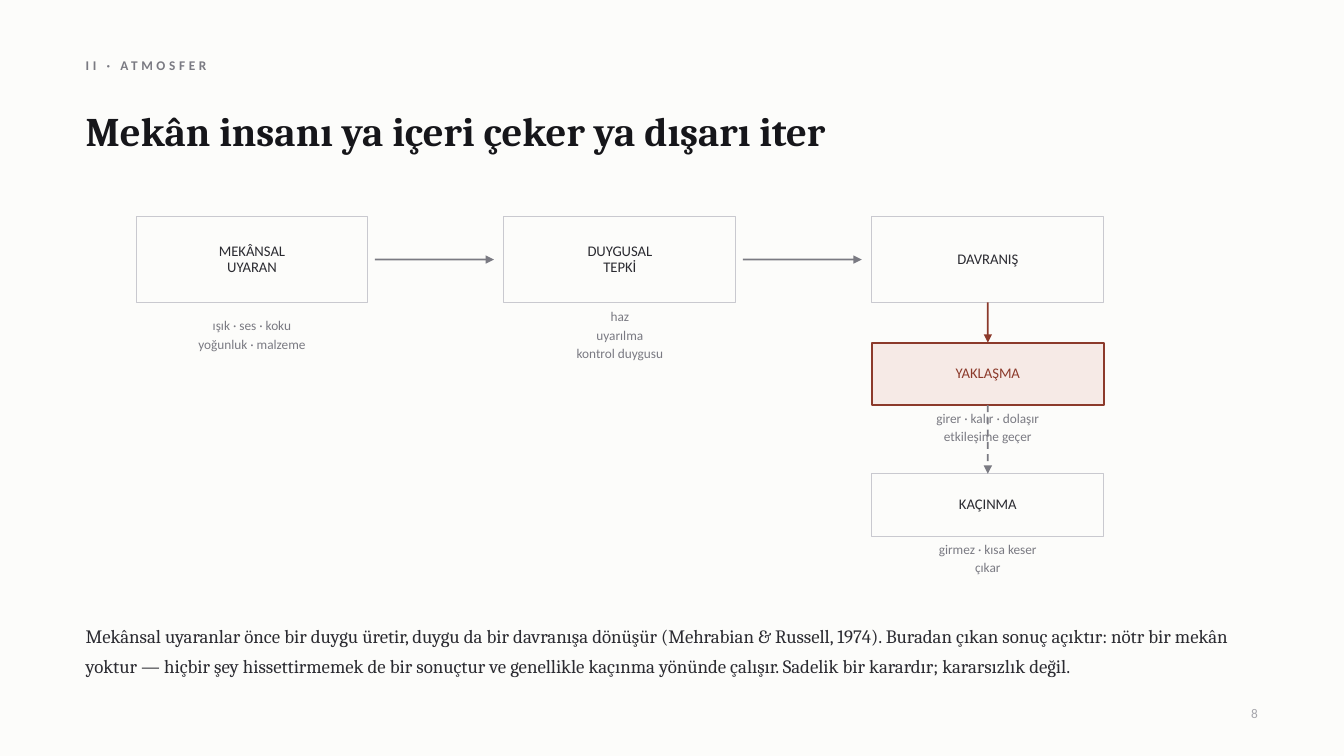
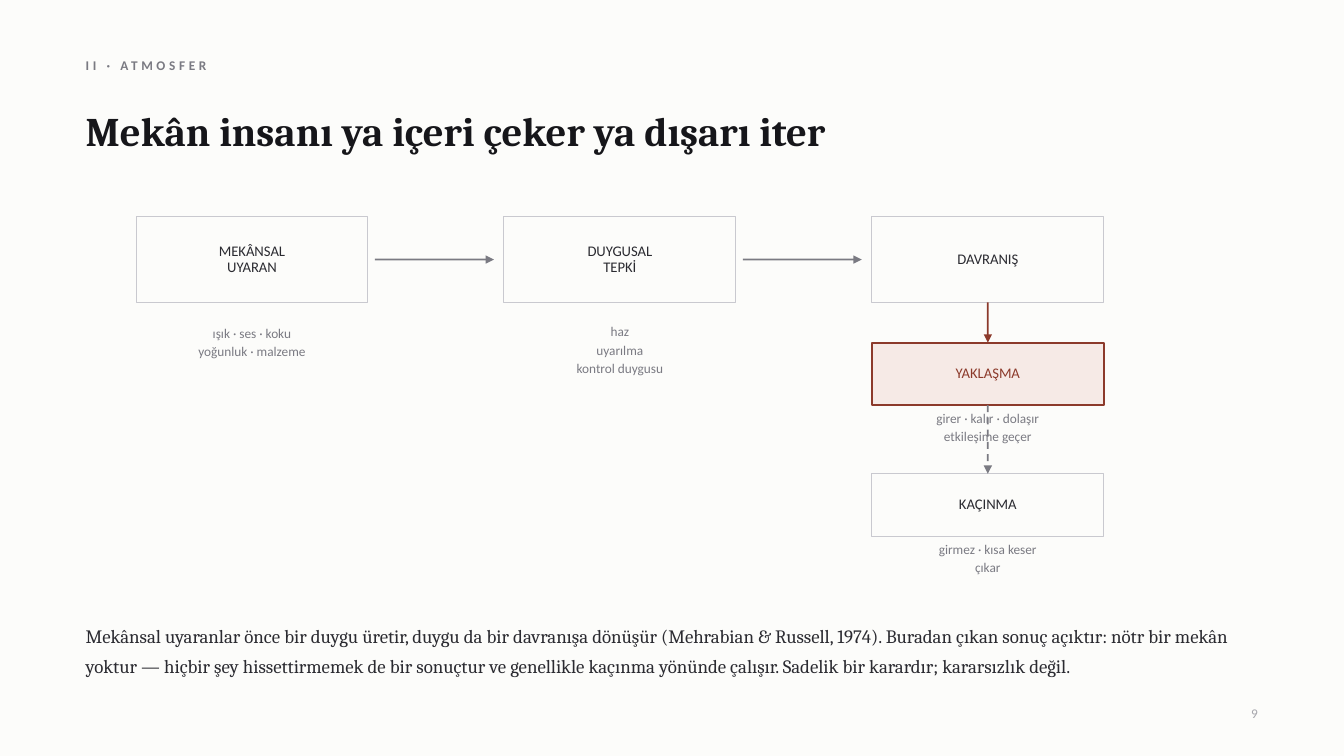
Before and after one commit to bunal91/sanat-ve-mekan, a slide deck: slide 9 of magaza-tasarimi-dersi/Magaza-Tasarimi-Teorik-Sunum.pptx (slide 8 before the commit). Drawn at 1344x756 pixels with LibreOffice and Linux fonts; fonts in the diff are those of the drawing. Boxes give left, top, right and bottom in pixels: in the first picture for what was removed or moved away, otherwise in the second. Text is boxed around its words. In the diff, an @@ line names an element or a change of style, - is before the commit and + after.

```diff
--- a/magaza-tasarimi-dersi/Magaza-Tasarimi-Teorik-Sunum.pptx
+++ b/magaza-tasarimi-dersi/Magaza-Tasarimi-Teorik-Sunum.pptx
@@ text "ışık · ses · koku": place and size @@
-text "ışık · ses · koku" at bbox=[198, 321, 306, 351]
+text "ışık · ses · koku" at bbox=[198, 329, 306, 358]
@@ text "haz": place and size @@
-text "haz" at bbox=[577, 312, 663, 360]
+text "haz" at bbox=[577, 327, 663, 375]
@@ text at bbox=[1251, 709, 1258, 718]: text changed @@
-8
+9
```
Also in this commit, not shown: 31 other slides changed, 10 slides added, 4 slides removed, 1 other file.
